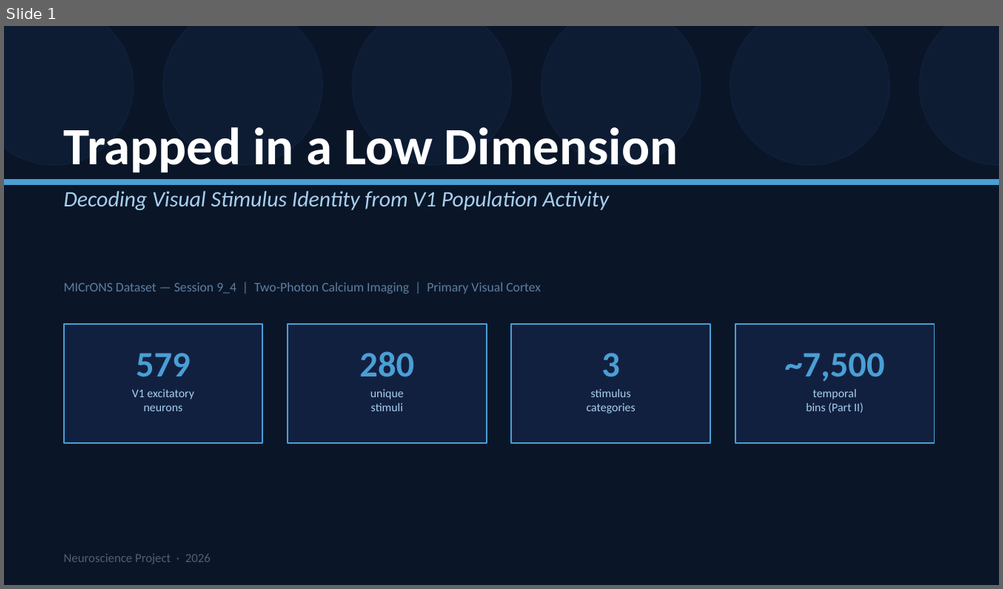
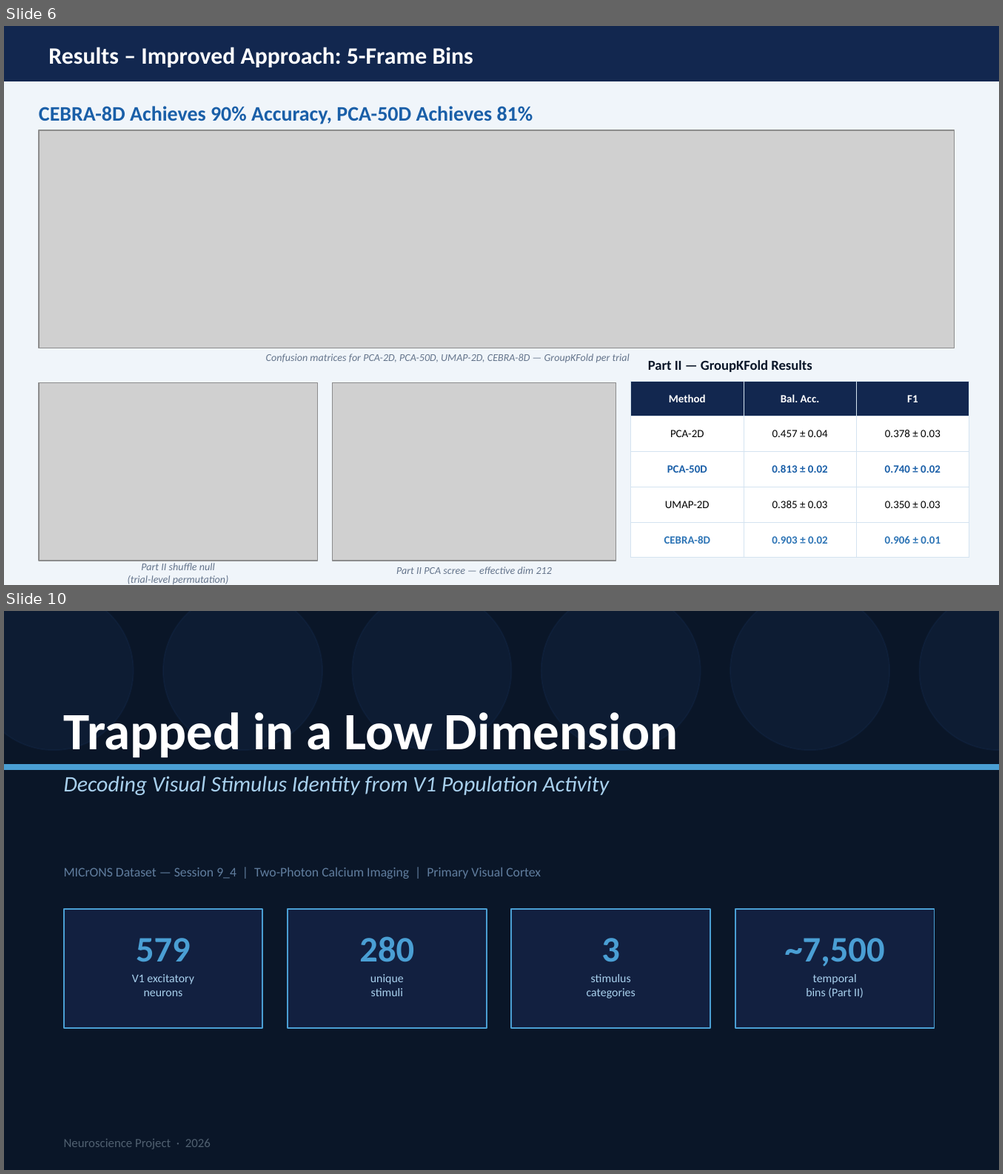
Before and after one commit to Khatibi16/neuroscience, a slide deck: V1_Decoding_Presentation.pptx. Shown one above the other, each under a label of ours: slide 1 before the commit, slides 6 and 10 after it; the slides between them are not shown. The pictures are 1003x589 and 1003x1174 pixels, drawn with LibreOffice and Linux fonts; fonts in the diff are those of the drawing; grey boxes stand for pictures. Boxes give left, top, right and bottom in pixels: in the first picture for what was removed or moved away, otherwise in the second. Text is boxed around its words. In the diff, an @@ line names an element or a change of style, - is before the commit and + after.

```diff
--- a/V1_Decoding_Presentation.pptx
+++ b/V1_Decoding_Presentation.pptx
@@ slide 6 added at box(4, 26, 999, 585), background #F0F5FA @@
@@ rectangle added at box(4, 26, 999, 81), fill #12274F, outline #12274F 1 pt @@
@@ text added at box(48, 47, 473, 67), 17 pt, text #FFFFFF, bold @@
+Results – Improved Approach: 5-Frame Bins
@@ text added at box(39, 106, 533, 124), 15 pt, text #1A5FA8, bold @@
+CEBRA-8D Achieves 90% Accuracy, PCA-50D Achieves 81%
@@ picture added at box(39, 130, 954, 348) @@
@@ text added at box(266, 354, 629, 363), 7.5 pt, text #64748B, italic @@
+Confusion matrices for PCA-2D, PCA-50D, UMAP-2D, CEBRA-8D — GroupKFold per trial
@@ text added at box(648, 360, 811, 372), 10 pt, text #0A1628, bold @@
+Part II — GroupKFold Results
@@ picture added at box(39, 383, 317, 561) @@
@@ picture added at box(333, 383, 616, 561) @@
@@ table added at box(631, 381, 967, 558), 5 rows, 3 columns @@
+Method | Bal. Acc. | F1
+PCA-2D | 0.457 ± 0.04 | 0.378 ± 0.03
+PCA-50D | 0.813 ± 0.02 | 0.740 ± 0.02
+UMAP-2D | 0.385 ± 0.03 | 0.350 ± 0.03
+CEBRA-8D | 0.903 ± 0.02 | 0.906 ± 0.01
@@ text added at box(128, 563, 229, 585), 7.5 pt, text #64748B, italic @@
+Part II shuffle null
+(trial-level permutation)
@@ text added at box(396, 567, 552, 574), 7.5 pt, text #64748B, italic @@
+Part II PCA scree — effective dim 212
@@ what was slide 1 is now slide 10 @@
```
Also in this commit, not shown: 5 slides changed, 8 other slides added.
